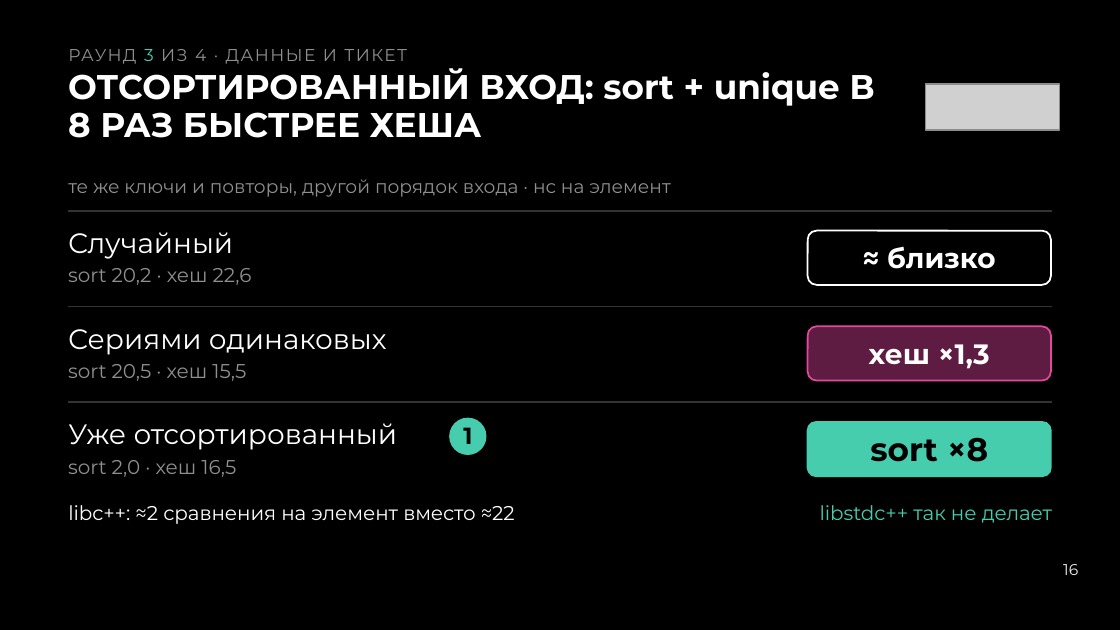
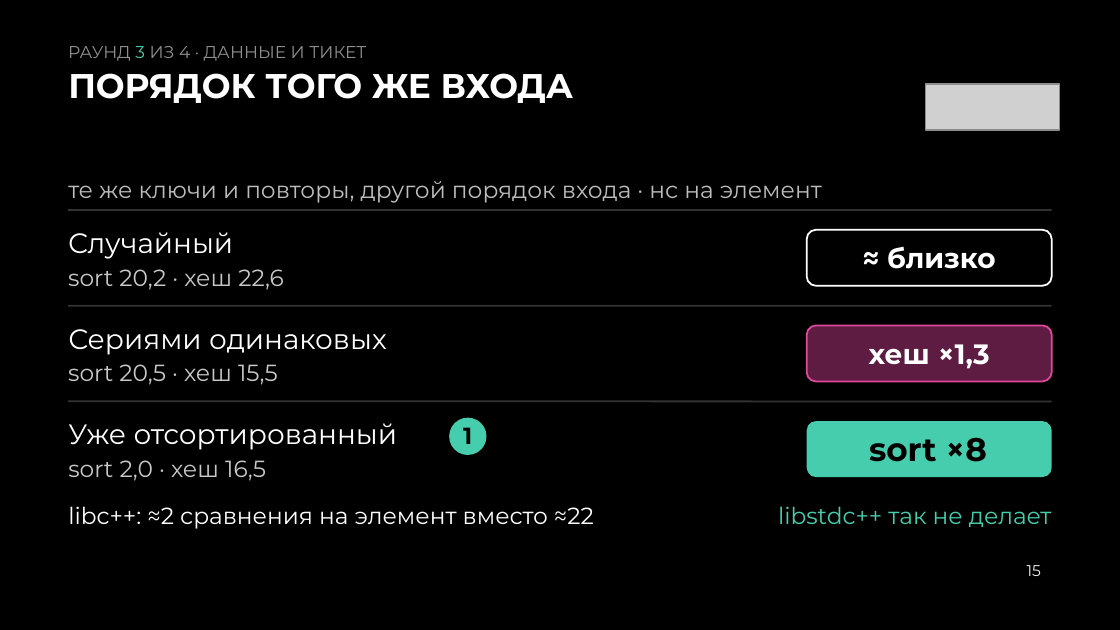
Before and after one commit to Neoron95/conference-hardfest-algorithms, a slide deck: slide 15 of prep/deck/hardfest2026_deck.pptx (slide 16 before the commit). Drawn at 1120x630 pixels with LibreOffice and Linux fonts; fonts in the diff are those of the drawing; grey boxes stand for pictures. Boxes give left, top, right and bottom in pixels: in the first picture for what was removed or moved away, otherwise in the second. Text is boxed around its words. In the diff, an @@ line names an element or a change of style, - is before the commit and + after.

```diff
--- a/prep/deck/hardfest2026_deck.pptx
+++ b/prep/deck/hardfest2026_deck.pptx
@@ text "РАУНД 3 ИЗ 4 · ..." at (68, 46, 366, 61): letter spacing 0.9 to 0 pt @@
@@ text removed at (68, 68, 874, 138) @@
-ОТСОРТИРОВАННЫЙ ВХОД: sort + unique В 8 РАЗ БЫСТРЕЕ ХЕША
@@ text added at (68, 73, 574, 103), 22 pt, text #FFFFFF, bold @@
+ПОРЯДОК ТОГО ЖЕ ВХОДА
@@ text "те же ключи и повторы, ..." at (68, 181, 822, 203): size 12 to 15 pt, text colour #8F8F8F to #BDBDBD; line spacing 15pt to 18.8pt @@
@@ text "sort ×8" at (869, 437, 987, 462): alignment centre to left @@
@@ size 12.8 to 15 pt, text colour #8F8F8F to #C8C8C8; line spacing 16.6pt to 19.5pt in 3 elements at (68, 269, 284, 290), (68, 364, 278, 385), (68, 460, 266, 481) @@
@@ text "libc++: ≈2 сравнения на элемент ..." at (68, 506, 594, 529): size 12.8 to 15 pt; line spacing 16.6pt to 19.5pt @@
@@ text "libstdc++ так не делает": place and size @@
-text "libstdc++ так не делает" at (820, 505, 1052, 523)
+text "libstdc++ так не делает" at (778, 506, 1052, 527)
@@ text "libstdc++ так не делает" at (778, 506, 1052, 527): size 12.8 to 15 pt; alignment right to left; line spacing 16.6pt to 19.5pt @@
@@ text added at (1027, 565, 1041, 576), 10 pt, text #EFEFEF @@
+15
@@ page number removed at (1063, 564, 1078, 575) @@
-16
```
Also in this commit, not shown: 34 other slides changed, 15 slides added, 12 slides removed, 52 other files.
